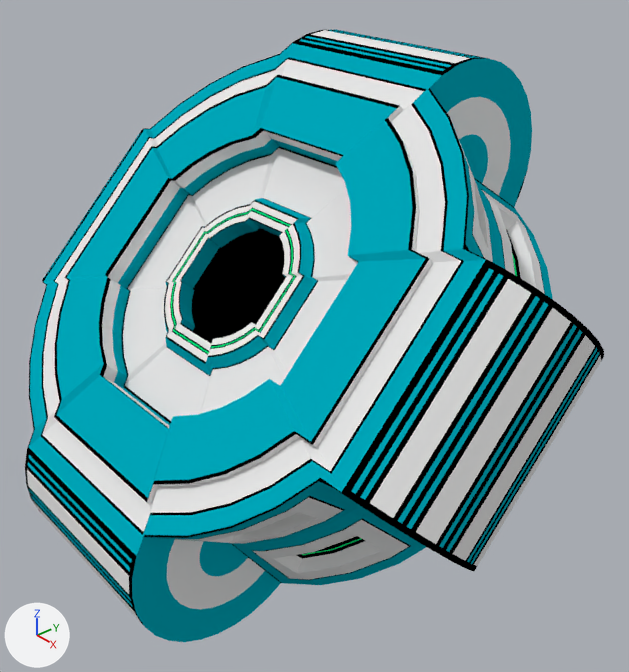
One commit to the Blender file blender/stationen/fleetstation2/fleetstation2.blend: the scene before it, then after it.
Rendered twice from a 50 mm lens placed at (9.7, -7.71, 6.31), pointed at (0.47, 0.32, -0.32). The lights are fixed; the arrows at lower left show +X, +Y and +Z.
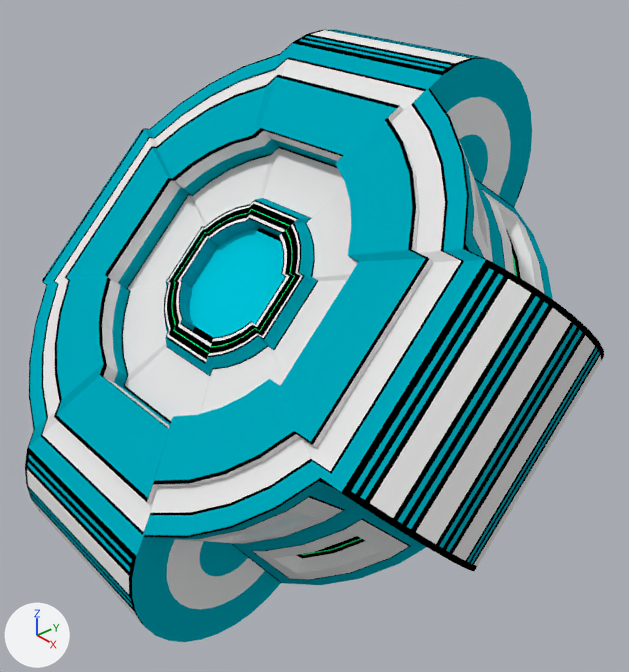
What differs and where, as boxes [x1, y1, x2, y2] in the pictures (629 x 672 px; the box of a moved part takes in the faces that stretch with it):
part 1 of me_cylinder, added (cyan): after [190, 230, 285, 337]
part 2 of me_cylinder, moved or reshaped: [165, 201, 303, 362] in both

What the commit changed:
Material 'Material.006' (mat_material_006) is new.
Its base color is (0.0, 0.565, 0.718) (cyan #00c6dc).
me_cylinder is used by ob_cylinder; location (0.0, 0.0, 0.0).
me_cylinder had 4084 vertices, 4018 faces and spanned x -4.86..4.86, y -3.91..3.92, z -3.95..3.88.
me_cylinder now has 4132 vertices, 4040 faces and spans x -4.86..4.86, y -3.91..3.92, z -3.95..3.88.
me_cylinder part 1: a new loose piece of 24 vertices spanning x -0.94..0.94, y -1.38..-0.15, z 0.12..1.35, in mat_material_006 (cyan #00c6dc).
Part 2, on me_cylinder:
4 vertices in x -0.45..0.65, y -1.67..-0.2, z 0.13..1.64 move by (0.03, 0.04, 0.04).
3 vertices in x -1.13..1.07, y -1.23..-0.58, z 0.57..1.24 move by (-0.06, 0.02, 0.02).
3 vertices in x -0.47..0.45, y -1.67..-0.2, z 0.13..1.64 move by (-0.03, 0.04, 0.04).
3 vertices in x -1.07..1.13, y -1.23..-0.58, z 0.57..1.24 move by (0.06, 0.02, 0.02).
3 vertices in x -0.65..0.45, y -1.67..-0.16, z 0.17..1.64 move by (-0.03, -0.04, -0.04).
52 vertices move from x -1.13..1.13, y -1.71..-0.12, z 0.09..1.68 to x -1.19..1.19, y -1.76..-0.07, z 0.04..1.73.
me_cylinder now uses material mat_material_006 (cyan #00c6dc).
